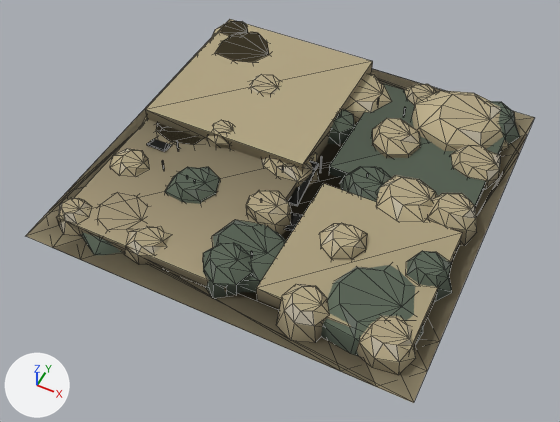
What one commit did to the glTF model assets/set_v5/neutral_rubble_4x4.glb.
The view is the same before and after, from a 50 mm camera at (6.61, -14.4, 16.04) aimed at (0.0, -1.18, -0.49). The axes (+X, +Y, +Z) are drawn at lower left. The lights are the same throughout. The first picture is the older version. Mesh edges are drawn as thin lines. Vertices at exactly the same position are counted once.

In view in the first picture: 'body', 'body.001', 'body.002'.
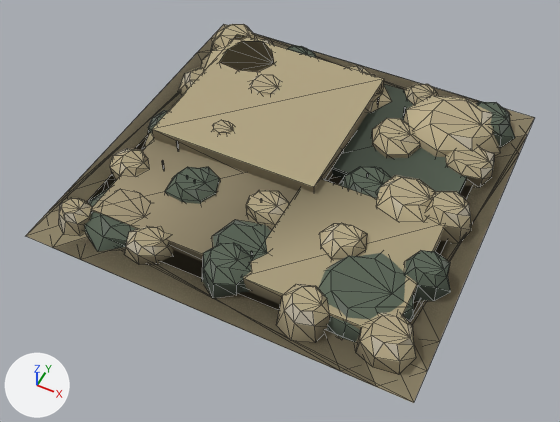
Pixel boxes (x1, y1, x2, y2) of what changed, in the pictures (560 x 422 px; the box of a moved part takes in the faces that stretch with it):
'body.002', reshaped, recoloured: before (26, 19, 535, 403); after (26, 24, 535, 403)
'body', reshaped: before (59, 21, 520, 375); after (59, 24, 519, 374)
'body.001', reshaped: before (47, 32, 527, 385); after (47, 34, 527, 386)
part 1 of me_mesh_0, moved or reshaped: before (212, 21, 248, 37); after (211, 24, 257, 51)
part 2 of me_mesh_0, moved or reshaped (not visible before): after (178, 67, 205, 93)
part 3 of me_mesh_0, moved or reshaped: before (451, 145, 500, 189); after (445, 146, 494, 187)
part 4 of me_mesh_0, moved or reshaped: before (428, 193, 477, 246); after (426, 191, 471, 243)
part 5 of me_mesh_0, moved or reshaped: before (488, 101, 520, 144); after (477, 102, 515, 147)
part 6 of me_mesh_0, moved or reshaped (not visible afterwards): before (285, 213, 303, 231)
part 7 of me_mesh_0, moved or reshaped (mostly hidden afterwards): before (288, 160, 319, 206); after (323, 179, 334, 183)
part 8 of me_mesh_0, moved or reshaped (not visible afterwards): before (147, 139, 171, 152)
part 9 of me_mesh_1, moved or reshaped: before (198, 32, 269, 62); after (202, 38, 274, 72)
part 10 of me_mesh_1, moved or reshaped (mostly hidden): before (143, 118, 201, 145); after (146, 133, 153, 146)
part 11 of me_mesh_1, moved or reshaped: before (412, 90, 509, 151); after (403, 95, 501, 157)
part 12 of me_mesh_1, moved or reshaped: before (82, 233, 122, 255); after (84, 189, 135, 252)
part 13 of me_mesh_1, moved or reshaped: before (321, 265, 423, 356); after (318, 253, 414, 342)
part 14 of me_mesh_2, moved or reshaped: before (145, 19, 373, 172); after (152, 34, 384, 193)
part 15 of me_mesh_2, moved or reshaped: before (56, 119, 297, 292); after (92, 139, 344, 262)
part 16 of me_mesh_2, moved or reshaped: before (256, 183, 462, 355); after (243, 179, 445, 330)
part 17 of me_mesh_2, moved or reshaped: before (329, 84, 505, 207); after (332, 84, 467, 194)
part 18 of me_mesh_2, recoloured: before (317, 123, 355, 165); after (87, 135, 148, 203)
part 19 of me_mesh_2, recoloured: before (251, 164, 340, 308); after (163, 177, 472, 333)
part 20 of me_mesh_2, recoloured: before (34, 37, 526, 385); after (34, 24, 526, 385)

Patch to the scene script:
```diff
--- a/assets/set_v5/neutral_rubble_4x4.glb.py
+++ b/assets/set_v5/neutral_rubble_4x4.glb.py
@@ me_mesh_0 @@
 me_mesh_0.from_pydata(...)  # 808 vertices, 1260 faces; spans x -5.52..5.52, y -5.44..5.44, z 0.0..0.9
 # used by ob_body; parent = ob_neutral_rubble_4x4_lod0; location = (0.0, 0.0, 0.0)
+# me_mesh_0 part 1: the loose piece of 24 vertices spanning x -5.43..-3.59, y 3.51..5.14, z 0.06..0.81 is moved by (0.13, -0.12, 0.0)
+# me_mesh_0 part 2: the loose piece of 24 vertices spanning x -5.23..-3.57, y 1.29..2.88, z 0.06..0.44 is moved by (0.11, 0.0, 0.0)
+# me_mesh_0 part 3: the loose piece of 24 vertices spanning x 3.67..5.26, y 1.45..3.22, z 0.06..0.62 is moved by (-0.18, 0.0, 0.0)
+# me_mesh_0 part 4: the loose piece of 24 vertices spanning x 3.66..5.3, y -0.78..0.98, z 0.06..0.83 is moved by (-0.15, 0.0, 0.0)
+# me_mesh_0 part 5: the loose piece of 24 vertices spanning x 3.56..5.35, y 3.4..5.16, z 0.06..0.67 is moved by (-0.12, -0.09, 0.0)
+# me_mesh_0 part 6: the loose piece of 8 vertices spanning x 0.47..1.87, y -2.24..-1.64, z 0.1..0.54 is scaled about its middle by (0.643, 1, 1), then moved by (0.45, 0.0, 0.0)
+# me_mesh_0 part 7: the loose piece of 8 vertices spanning x -0.01..0.59, y -1.28..0.12, z 0.1..0.54 is scaled about its middle by (1, 0.643, 1), then moved by (0.7, -0.25, 0.0)
+# me_mesh_0 part 8: the loose piece of 8 vertices spanning x -4.21..-3.61, y -1.4..0.0, z 0.1..0.54 is scaled about its middle by (1, 0.643, 1), then moved by (0.7, 0.25, 0.0)
 me_mesh_0.materials.append(mat_paint)
@@ me_mesh_1 @@
 me_mesh_1.from_pydata(...)  # 280 vertices, 436 faces; spans x -5.52..5.52, y -5.44..5.44, z 0.0..0.86
 # used by ob_body_001; parent = ob_neutral_rubble_4x4_lod1; location = (0.0, 0.0, 0.0)
+# me_mesh_1 part 9: the loose piece of 24 vertices spanning x -5.48..-2.14, y 2.08..5.05, z 0.06..0.81 is moved by (0.36, -0.36, 0.0)
+# me_mesh_1 part 10: the loose piece of 24 vertices spanning x -5.16..-2.14, y -1.61..1.29, z 0.06..0.44 is moved by (0.36, 0.0, 0.0)
+# me_mesh_1 part 11: the loose piece of 24 vertices spanning x 2.15..5.18, y 2.15..5.2, z 0.06..0.86 is moved by (-0.16, -0.35, 0.0)
+# me_mesh_1 part 12: the loose piece of 24 vertices spanning x -4.71..-2.08, y -5.19..-2.5, z 0.06..0.41 is moved by (0.0, 0.14, 0.0)
+# me_mesh_1 part 13: the loose piece of 24 vertices spanning x 2.03..5.08, y -4.94..-2.12, z 0.06..0.72 is moved by (-0.34, 0.26, 0.0)
 me_mesh_1.materials.append(mat_paint)
@@ me_mesh_2 @@
 me_mesh_2.from_pydata(...)  # 40 vertices, 50 faces; spans x -5.52..5.52, y -5.44..5.44, z 0.0..0.81
 # used by ob_body_002; parent = ob_neutral_rubble_4x4_lod2; location = (0.0, 0.0, 0.0)
+# me_mesh_2 part 14: the loose piece of 8 vertices spanning x -4.87..0.31, y -0.39..4.79, z 0.06..0.81 is moved by (0.65, -0.65, 0.0)
+# me_mesh_2 part 15: the loose piece of 8 vertices spanning x -4.87..0.31, y -4.79..0.39, z 0.06..0.44 is moved by (0.65, 0.65, 0.0)
+# me_mesh_2 part 16: the loose piece of 8 vertices spanning x 1.05..5.02, y -4.57..-0.6, z 0.06..0.59 is moved by (-0.5, 0.12, 0.0)
+# me_mesh_2 part 17: the loose piece of 8 vertices spanning x 0.86..5.0, y 0.24..4.39, z 0.06..0.41 is moved by (-0.52, 0.0, 0.0)
+# me_mesh_2 part 18: 10 faces centred in x -4.87..3.7, y -4.79..1.54, z 0.12..0.41 are repainted in the vertex colours; the middle colour goes from yellow #82785f to yellow #867c62
+# me_mesh_2 part 19: 7 faces centred in x 0.86..3.62, y -1.54..4.39, z 0.12..0.3 are repainted in the vertex colours; the middle colour goes from grey #768471 to grey #798471
+# me_mesh_2 part 20: 7 faces centred in x -5.24..5.24, y -5.17..4.9, z 0.04..0.08 are repainted in the vertex colours; the middle colour goes from dark yellow #766d56 to beige #aca07f
 me_mesh_2.materials.append(mat_paint)
```
